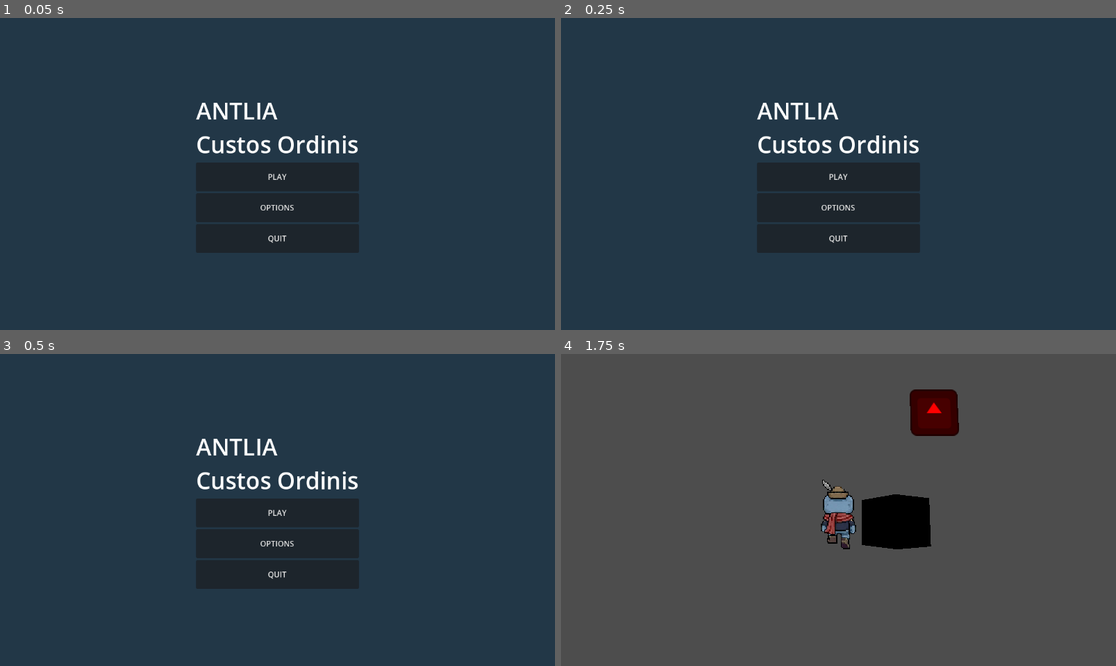
Above: before the commit, frames 1-4 (two rows, left to right).
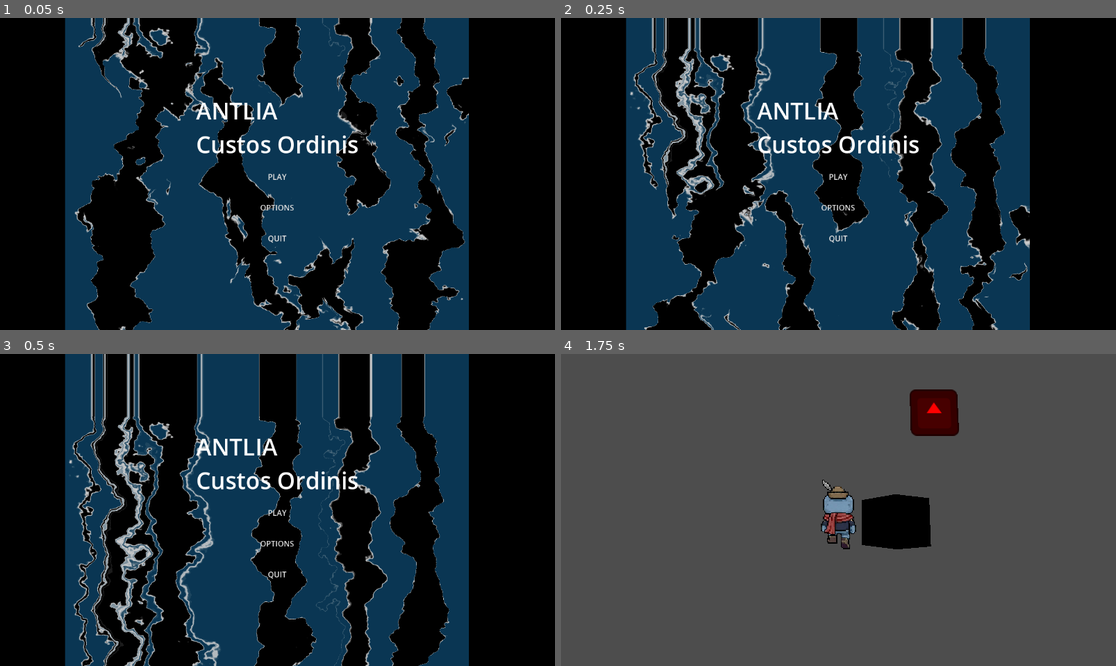
Above: after the commit, the same moments.

Repository: DBorgKiwami/group-project
Game: Godot game, scene res://scenes/menu/mainmenu.tscn
The game is run twice, just before and just after one commit, with the same random seed, the same clock (stepped at 60 frames per second) and the same inputs. The engine's default icon, where the game draws it, is replaced by a stand-in: a white triangle on a blue panel in a dark square.
Inputs (mouse positions are in pixels of both pictures, inside the frame that each line leads up to):
- Up to frame 1 (0.05 s): no input
- Up to frame 2 (0.25 s): no input
- Up to frame 3 (0.5 s): no input
- Up to frame 4 (1.75 s): click "PLAY" at 0.5 s; tap Enter (ui_accept) at 1.25, 1.52 s; move the mouse to (866, 510) at 1.27 s; hold Up (ui_up) from 1.28 s (still down); hold Shift (attack) from 1.28 s (still down)

The runs differ from the first frame. In frame 1, 61% of the frame differs, in the area x 0-100%, y 0-100%; in frame 2, 63%; in frame 3, 67%; in frame 4, nothing differs.

Commit message:
Add waterfall effect to main menu
Add animated waterfall shader and visual effect to the main menu background. Includes a new shader (waterfall.gdshader) that creates flowing water with refraction and highlights, a GDScript controller to manage shader parameters dynamically, and updates to the main menu scene to integrate the effect. Also updates menu background color and button styling.

Diff:
--- a/scenes/menu/mainmenu.tscn
+++ b/scenes/menu/mainmenu.tscn
@@ -2,6 +2,65 @@
 
 [ext_resource type="Script" uid="uid://bn4yqwk08hx4l" path="res://scripts/menu/mainmenu.tscn.gd" id="1_h1rx6"]
 [ext_resource type="PackedScene" uid="uid://dx15ixrrkailj" path="res://scenes/levels/3d/testlevel.tscn" id="2_vvhkv"]
+[ext_resource type="Shader" uid="uid://btg64e5y8qej6" path="res://shaders/waterfall.gdshader" id="3_mx1li"]
+[ext_resource type="Texture2D" uid="uid://b8iajbei6vlhs" path="res://icon.svg" id="4_fyydt"]
+[ext_resource type="Script" uid="uid://cx2nkp1dhktpo" path="res://scripts/menu/waterfall.gd" id="5_2ni00"]
+
+[sub_resource type="FastNoiseLite" id="FastNoiseLite_dtaik"]
+
+[sub_resource type="NoiseTexture2D" id="NoiseTexture2D_dtaik"]
+noise = SubResource("FastNoiseLite_dtaik")
+seamless = true
+
+[sub_resource type="FastNoiseLite" id="FastNoiseLite_2ni00"]
+
+[sub_resource type="NoiseTexture2D" id="NoiseTexture2D_k2bp4"]
+noise = SubResource("FastNoiseLite_2ni00")
+
+[sub_resource type="ShaderMaterial" id="ShaderMaterial_2ni00"]
+shader = ExtResource("3_mx1li")
+shader_parameter/refraction_map = SubResource("NoiseTexture2D_dtaik")
+shader_parameter/water_mask = SubResource("NoiseTexture2D_k2bp4")
+shader_parameter/gap_stretch = Vector2(1, 0.3)
+shader_parameter/refraction_stretch = Vector2(1, 1)
+shader_parameter/refraction_strength = 0.1200000057
+shader_parameter/water_tint = Color(0.06483101, 0.35638788, 0.54090416, 0.6)
+shader_parameter/water_highlight = Color(1, 1, 1, 0.8)
+shader_parameter/speed = 4.00000019
+shader_parameter/flow_gaps = 0.400000019
+shader_parameter/highlight_width = 0.02000000095
+shader_parameter/scale = Vector2(1, 1)
+shader_parameter/zoom = 0.6830134
+
+[sub_resource type="StyleBoxEmpty" id="StyleBoxEmpty_vvhkv"]
+
+[sub_resource type="StyleBoxEmpty" id="StyleBoxEmpty_mx1li"]
+
+[sub_resource type="StyleBoxEmpty" id="StyleBoxEmpty_fyydt"]
+
+[sub_resource type="StyleBoxEmpty" id="StyleBoxEmpty_2ni00"]
+
+[sub_resource type="StyleBoxEmpty" id="StyleBoxEmpty_dtaik"]
+
+[sub_resource type="StyleBoxEmpty" id="StyleBoxEmpty_k2bp4"]
+
+[sub_resource type="StyleBoxEmpty" id="StyleBoxEmpty_ilrvi"]
+
+[sub_resource type="StyleBoxEmpty" id="StyleBoxEmpty_vhw5r"]
+
+[sub_resource type="StyleBoxEmpty" id="StyleBoxEmpty_byq11"]
+
+[sub_resource type="StyleBoxEmpty" id="StyleBoxEmpty_s58ex"]
+
+[sub_resource type="StyleBoxEmpty" id="StyleBoxEmpty_dbriy"]
+
+[sub_resource type="StyleBoxEmpty" id="StyleBoxEmpty_4cmjg"]
+
+[sub_resource type="StyleBoxEmpty" id="StyleBoxEmpty_r4jtn"]
+
+[sub_resource type="StyleBoxEmpty" id="StyleBoxEmpty_7at1d"]
+
+[sub_resource type="StyleBoxEmpty" id="StyleBoxEmpty_1pgn8"]
 
 [node name="MainMenu" type="Control" unique_id=2110297206]
 layout_mode = 3
@@ -12,6 +71,7 @@
 grow_vertical = 2
 script = ExtResource("1_h1rx6")
 game_scene = ExtResource("2_vvhkv")
+metadata/_edit_horizontal_guides_ = [254.0]
 
 [node name="Background" type="ColorRect" parent="." unique_id=1277123511]
 layout_mode = 1
@@ -20,7 +80,7 @@
 anchor_bottom = 1.0
 grow_horizontal = 2
 grow_vertical = 2
-color = Color(0.13366917, 0.2152802, 0.27775136, 1)
+color = Color(0, 0, 0, 1)
 
 [node name="CenterContainer" type="CenterContainer" parent="." unique_id=1174790224]
 layout_mode = 1
@@ -29,6 +89,13 @@
 anchor_bottom = 1.0
 grow_horizontal = 2
 grow_vertical = 2
+
+[node name="Waterfall" type="Sprite2D" parent="CenterContainer" unique_id=307493136]
+material = SubResource("ShaderMaterial_2ni00")
+position = Vector2(553.99994, 330)
+scale = Vector2(6.5397954, 5.2412105)
+texture = ExtResource("4_fyydt")
+script = ExtResource("5_2ni00")
 
 [node name="VBoxContainer" type="VBoxContainer" parent="CenterContainer" unique_id=1786008535]
 layout_mode = 2
@@ -42,14 +109,31 @@
 [node name="PlayButton" type="Button" parent="CenterContainer/VBoxContainer" unique_id=139314137]
 custom_minimum_size = Vector2(250, 60)
 layout_mode = 2
+theme_override_styles/normal = SubResource("StyleBoxEmpty_vvhkv")
+theme_override_styles/pressed = SubResource("StyleBoxEmpty_mx1li")
+theme_override_styles/hover = SubResource("StyleBoxEmpty_fyydt")
+theme_override_styles/disabled = SubResource("StyleBoxEmpty_2ni00")
+theme_override_styles/focus = SubResource("StyleBoxEmpty_dtaik")
 text = "PLAY"
 
 [node name="OptionsButton" type="Button" parent="CenterContainer/VBoxContainer" unique_id=81184499]
 custom_minimum_size = Vector2(250, 60)
 layout_mode = 2
+theme_override_styles/normal = SubResource("StyleBoxEmpty_k2bp4")
+theme_override_styles/pressed = SubResource("StyleBoxEmpty_ilrvi")
+theme_override_styles/hover = SubResource("StyleBoxEmpty_vhw5r")
+theme_override_styles/disabled = SubResource("StyleBoxEmpty_byq11")
+theme_override_styles/focus = SubResource("StyleBoxEmpty_s58ex")
 text = "OPTIONS"
 
 [node name="QuitButton" type="Button" parent="CenterContainer/VBoxContainer" unique_id=1570361735]
 custom_minimum_size = Vector2(250, 60)
 layout_mode = 2
+theme_override_styles/normal = SubResource("StyleBoxEmpty_dbriy")
+theme_override_styles/pressed = SubResource("StyleBoxEmpty_4cmjg")
+theme_override_styles/hover = SubResource("StyleBoxEmpty_r4jtn")
+theme_override_styles/disabled = SubResource("StyleBoxEmpty_7at1d")
+theme_override_styles/focus = SubResource("StyleBoxEmpty_1pgn8")
 text = "QUIT"
+
+[connection signal="item_rect_changed" from="CenterContainer/Waterfall" to="CenterContainer/Waterfall" method="_on_waterfall_item_rect_changed"]
--- /dev/null
+++ b/scripts/menu/waterfall.gd
@@ -0,0 +1,12 @@
+@tool
+extends Sprite2D
+
+func _process(_delta):
+	var mat = get_material()
+	if mat:
+		mat.set_shader_parameter("zoom", get_viewport_transform().y.y)
+
+func _on_waterfall_item_rect_changed():
+	var mat = get_material()
+	if mat:
+		mat.set_shader_parameter("scale", scale)
--- /dev/null
+++ b/shaders/waterfall.gdshader
@@ -0,0 +1,36 @@
+shader_type canvas_item;
+
+uniform sampler2D refraction_map;
+uniform sampler2D water_mask;
+uniform vec2 gap_stretch = vec2(1.0, 1.0);
+uniform vec2 refraction_stretch = vec2(1.0, 1.0);
+uniform float refraction_strength : hint_range(0.0, 1.0) = 0.05;
+uniform vec4 water_tint : source_color = vec4(0.2, 0.4, 0.8, 0.6);
+uniform vec4 water_highlight : source_color = vec4(1.0, 1.0, 1.0, 0.8);
+uniform float speed : hint_range(0.0, 10.0) = 2.0;
+uniform float flow_gaps : hint_range(0.0, 1.0) = 0.4;
+uniform float highlight_width : hint_range(0.0, 0.2) = 0.03;
+
+uniform vec2 scale = vec2(1.0, 1.0);
+uniform float zoom = 1.0;
+
+void fragment() {
+	vec2 uv = UV;
+
+	// Refraction: sample noise, offset UV slightly
+	vec2 refr_uv = uv * refraction_stretch * scale * zoom + vec2(0.0, -TIME * speed * 0.1);
+	vec2 refr = texture(refraction_map, refr_uv).rg - 0.5;
+	vec2 distorted_uv = uv + refr * refraction_strength;
+
+	// Water mask: creates the flowing "gap" streaks
+	vec2 mask_uv = distorted_uv * gap_stretch * scale * zoom + vec2(0.0, -TIME * speed * 0.15);
+	float mask = texture(water_mask, mask_uv).r;
+
+	float gap = smoothstep(flow_gaps, flow_gaps + highlight_width, mask);
+	float highlight = smoothstep(flow_gaps - highlight_width, flow_gaps, mask) - gap;
+
+	vec4 col = water_tint * gap;
+	col += water_highlight * highlight;
+
+	COLOR = col;
+}
Not shown, added: scripts/menu/waterfall.gd.uid
Not shown, added: shaders/waterfall.gdshader.uid
